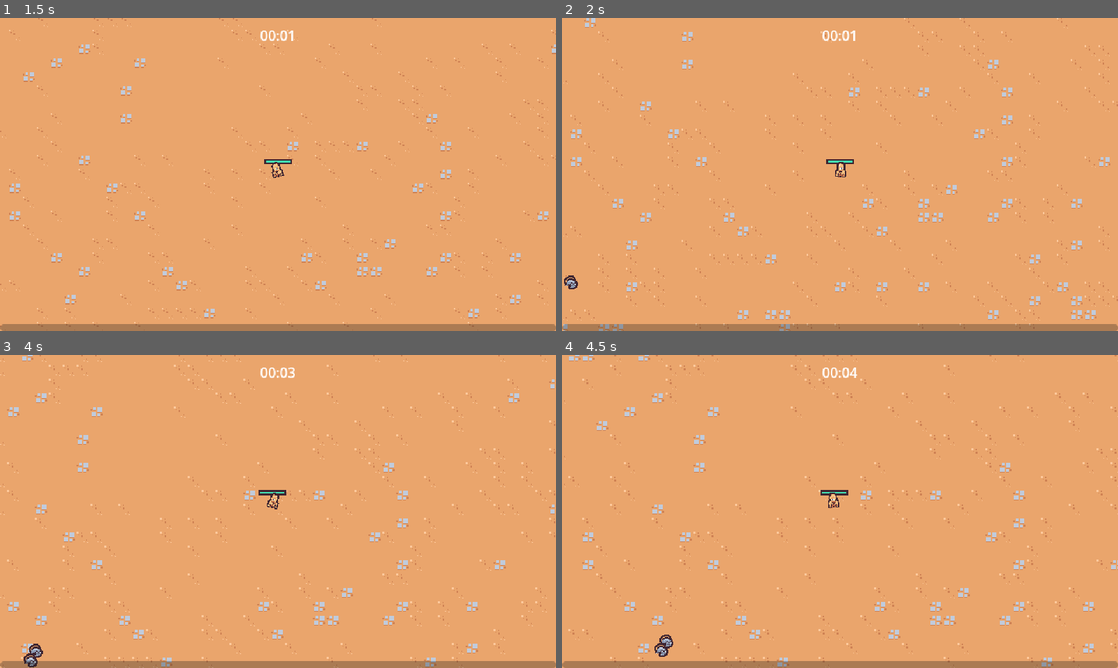
Above: before the commit, frames 1-4 (two rows, left to right).
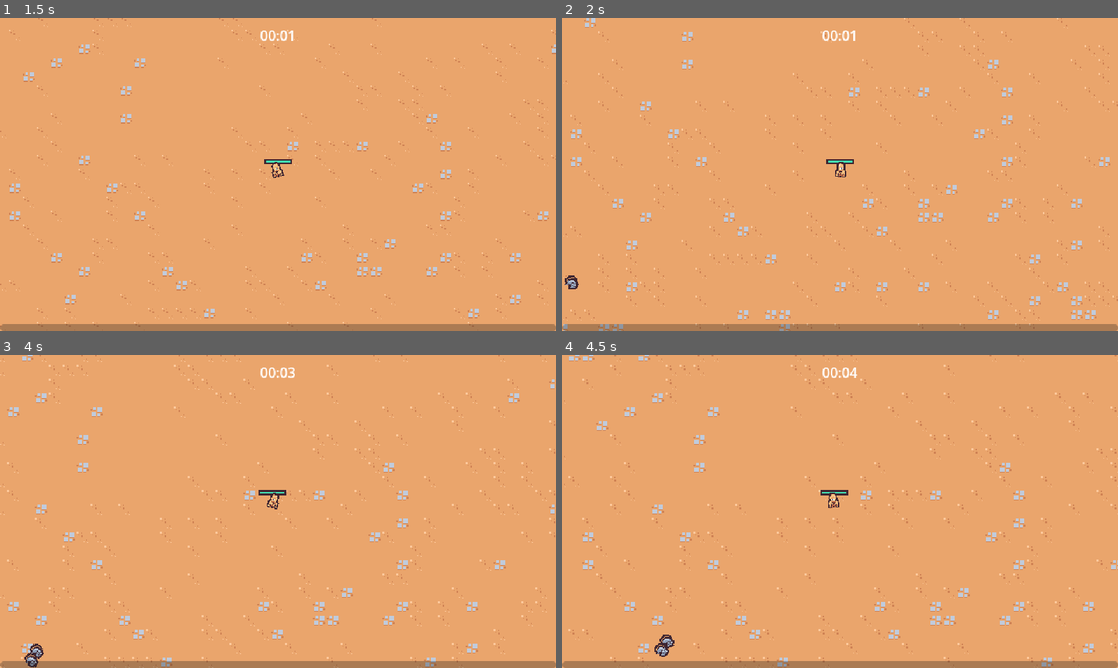
Above: after the commit, the same moments.

Repository: CullsGit/2dsurvivor
Game: Godot game, scene res://scenes/main/main.tscn
Two runs of this game, one before a commit and one after it. Both use one fixed random seed, a clock stepped at 60 frames per second and the inputs below.
Inputs (mouse positions are in pixels of both pictures, inside the frame that each line leads up to):
- Up to frame 1 (1.5 s): move the mouse to (400, 158) at 0.52 s; press the mouse at (400, 158) at 0.53 s; hold D (move_right) 0.53-1.28 s; move the mouse to (166, 190) at 1.27 s; release the mouse at (166, 190) at 1.28 s; hold S (move_down) from 1.28 s (still down); click (166, 190) at 1.35 s
- Up to frame 2 (2 s): keep holding S (move_down)
- Up to frame 3 (4 s): move the mouse to (333, 442) at 2.02 s; release S (move_down) at 2.03 s; press the mouse at (333, 442) at 2.03 s; hold D (move_right) 2.03-2.78 s; move the mouse to (250, 574) at 2.77 s; release the mouse at (250, 574) at 2.78 s; hold W (move_up) 2.78-3.53 s; click (250, 574) at 2.85 s; move the mouse to (444, 558) at 3.52 s; press the mouse at (444, 558) at 3.53 s; hold A (move_left) from 3.53 s (still down)
- Up to frame 4 (4.5 s): keep holding A (move_left); move the mouse to (673, 464) at 4.27 s; release the mouse at (673, 464) at 4.28 s; click (673, 464) at 4.35 s

Frame 1 is identical in both runs. In frame 2, less than 0.1% of the frame differs, in the area x 0-3%, y 82-87%; in frame 3, less than 0.1%, in the area x 4-8%, y 92-100%; in frame 4, less than 0.1%.

Commit message:
add enemy animation

Diff:
--- a/scenes/game_object/basic_enemy/basic_enemy.tscn
+++ b/scenes/game_object/basic_enemy/basic_enemy.tscn
@@ -1,10 +1,72 @@
-[gd_scene load_steps=8 format=3 uid="uid://bckqmodbec1rq"]
+[gd_scene load_steps=11 format=3 uid="uid://bckqmodbec1rq"]
 
 [ext_resource type="Texture2D" uid="uid://ba4158uvp2usg" path="res://scenes/game_object/basic_enemy/basic_enemy.png" id="1_fng3e"]
 [ext_resource type="Script" uid="uid://by0jsdm1grdpw" path="res://scenes/game_object/basic_enemy/basic_enemy.gd" id="1_gxg7h"]
 [ext_resource type="PackedScene" uid="uid://bg7gs4wsbt654" path="res://scenes/component/health_component.tscn" id="2_isd1k"]
 [ext_resource type="PackedScene" uid="uid://dqjhwh674kf26" path="res://scenes/component/vial_drop_component.tscn" id="3_pcrk2"]
 [ext_resource type="PackedScene" uid="uid://dlvedi5h7quv7" path="res://scenes/component/hurtbox_component.tscn" id="4_elloc"]
+
+[sub_resource type="Animation" id="Animation_elloc"]
+resource_name = "walk"
+length = 0.4
+loop_mode = 1
+tracks/0/type = "value"
+tracks/0/imported = false
+tracks/0/enabled = true
+tracks/0/path = NodePath("Node2D/Sprite2D:position")
+tracks/0/interp = 2
+tracks/0/loop_wrap = true
+tracks/0/keys = {
+"times": PackedFloat32Array(0, 0.1, 0.3),
+"transitions": PackedFloat32Array(1, 1, 1),
+"update": 0,
+"values": [Vector2(0, 0), Vector2(-1, 0), Vector2(1, 0)]
+}
+tracks/1/type = "value"
+tracks/1/imported = false
+tracks/1/enabled = true
+tracks/1/path = NodePath("Node2D/Sprite2D:rotation")
+tracks/1/interp = 2
+tracks/1/loop_wrap = true
+tracks/1/keys = {
+"times": PackedFloat32Array(0, 0.1, 0.2, 0.3),
+"transitions": PackedFloat32Array(1, 1, 1, 1),
+"update": 0,
+"values": [0.174533, -0.174533, 0.174533, -0.174533]
+}
+
+[sub_resource type="Animation" id="Animation_bq7hi"]
+length = 0.001
+tracks/0/type = "value"
+tracks/0/imported = false
+tracks/0/enabled = true
+tracks/0/path = NodePath("Node2D/Sprite2D:position")
+tracks/0/interp = 1
+tracks/0/loop_wrap = true
+tracks/0/keys = {
+"times": PackedFloat32Array(0),
+"transitions": PackedFloat32Array(1),
+"update": 0,
+"values": [Vector2(0, 0)]
+}
+tracks/1/type = "value"
+tracks/1/imported = false
+tracks/1/enabled = true
+tracks/1/path = NodePath("Node2D/Sprite2D:rotation")
+tracks/1/interp = 1
+tracks/1/loop_wrap = true
+tracks/1/keys = {
+"times": PackedFloat32Array(0),
+"transitions": PackedFloat32Array(1),
+"update": 0,
+"values": [0.0]
+}
+
+[sub_resource type="AnimationLibrary" id="AnimationLibrary_jkye5"]
+_data = {
+&"RESET": SubResource("Animation_bq7hi"),
+&"walk": SubResource("Animation_elloc")
+}
 
 [sub_resource type="CircleShape2D" id="CircleShape2D_elloc"]
 radius = 12.0
@@ -18,6 +80,12 @@
 motion_mode = 1
 script = ExtResource("1_gxg7h")
 
+[node name="AnimationPlayer" type="AnimationPlayer" parent="."]
+libraries = {
+&"": SubResource("AnimationLibrary_jkye5")
+}
+autoplay = "walk"
+
 [node name="HealthComponent" parent="." instance=ExtResource("2_isd1k")]
 
 [node name="VialDropComponent" parent="." node_paths=PackedStringArray("health_component") instance=ExtResource("3_pcrk2")]
@@ -30,7 +98,9 @@
 position = Vector2(0, -5)
 shape = SubResource("CircleShape2D_elloc")
 
-[node name="Sprite2D" type="Sprite2D" parent="."]
+[node name="Node2D" type="Node2D" parent="."]
+
+[node name="Sprite2D" type="Sprite2D" parent="Node2D"]
 texture = ExtResource("1_fng3e")
 offset = Vector2(0, -4)
 
--- a/scenes/game_object/player/player.tscn
+++ b/scenes/game_object/player/player.tscn
@@ -4,6 +4,45 @@
 [ext_resource type="Script" uid="uid://buoxmsmue1g3k" path="res://scenes/game_object/player/player.gd" id="1_dovo2"]
 [ext_resource type="PackedScene" uid="uid://blyp5kgr4vss" path="res://scenes/ability/sword_ability_controller/sword_ability_controller.tscn" id="2_gmlin"]
 [ext_resource type="PackedScene" uid="uid://bg7gs4wsbt654" path="res://scenes/component/health_component.tscn" id="3_ss5pk"]
+
+[sub_resource type="Animation" id="Animation_tj6oj"]
+length = 0.001
+tracks/0/type = "value"
+tracks/0/imported = false
+tracks/0/enabled = true
+tracks/0/path = NodePath("Visuals/Sprite2D:position")
+tracks/0/interp = 1
+tracks/0/loop_wrap = true
+tracks/0/keys = {
+"times": PackedFloat32Array(0),
+"transitions": PackedFloat32Array(1),
+"update": 0,
+"values": [Vector2(0, 0)]
+}
+tracks/1/type = "value"
+tracks/1/imported = false
+tracks/1/enabled = true
+tracks/1/path = NodePath("Visuals/Sprite2D:rotation")
+tracks/1/interp = 1
+tracks/1/loop_wrap = true
+tracks/1/keys = {
+"times": PackedFloat32Array(0),
+"transitions": PackedFloat32Array(1),
+"update": 0,
+"values": [0.0]
+}
+tracks/2/type = "value"
+tracks/2/imported = false
+tracks/2/enabled = true
+tracks/2/path = NodePath("Visuals/Sprite2D:scale")
+tracks/2/interp = 1
+tracks/2/loop_wrap = true
+tracks/2/keys = {
+"times": PackedFloat32Array(0),
+"transitions": PackedFloat32Array(1),
+"update": 0,
+"values": [Vector2(1, 1)]
+}
 
 [sub_resource type="Animation" id="Animation_ss5pk"]
 resource_name = "walk"
@@ -44,45 +83,6 @@
 "transitions": PackedFloat32Array(0.784584, 2.63902, 1, 1),
 "update": 0,
 "values": [Vector2(1, 1), Vector2(0.8, 1.1), Vector2(1.5, 0.7), Vector2(1, 1)]
-}
-
-[sub_resource type="Animation" id="Animation_tj6oj"]
-length = 0.001
-tracks/0/type = "value"
-tracks/0/imported = false
-tracks/0/enabled = true
-tracks/0/path = NodePath("Visuals/Sprite2D:position")
-tracks/0/interp = 1
-tracks/0/loop_wrap = true
-tracks/0/keys = {
-"times": PackedFloat32Array(0),
-"transitions": PackedFloat32Array(1),
-"update": 0,
-"values": [Vector2(0, 0)]
-}
-tracks/1/type = "value"
-tracks/1/imported = false
-tracks/1/enabled = true
-tracks/1/path = NodePath("Visuals/Sprite2D:rotation")
-tracks/1/interp = 1
-tracks/1/loop_wrap = true
-tracks/1/keys = {
-"times": PackedFloat32Array(0),
-"transitions": PackedFloat32Array(1),
-"update": 0,
-"values": [0.0]
-}
-tracks/2/type = "value"
-tracks/2/imported = false
-tracks/2/enabled = true
-tracks/2/path = NodePath("Visuals/Sprite2D:scale")
-tracks/2/interp = 1
-tracks/2/loop_wrap = true
-tracks/2/keys = {
-"times": PackedFloat32Array(0),
-"transitions": PackedFloat32Array(1),
-"update": 0,
-"values": [Vector2(1, 1)]
 }
 
 [sub_resource type="AnimationLibrary" id="AnimationLibrary_pknkg"]
